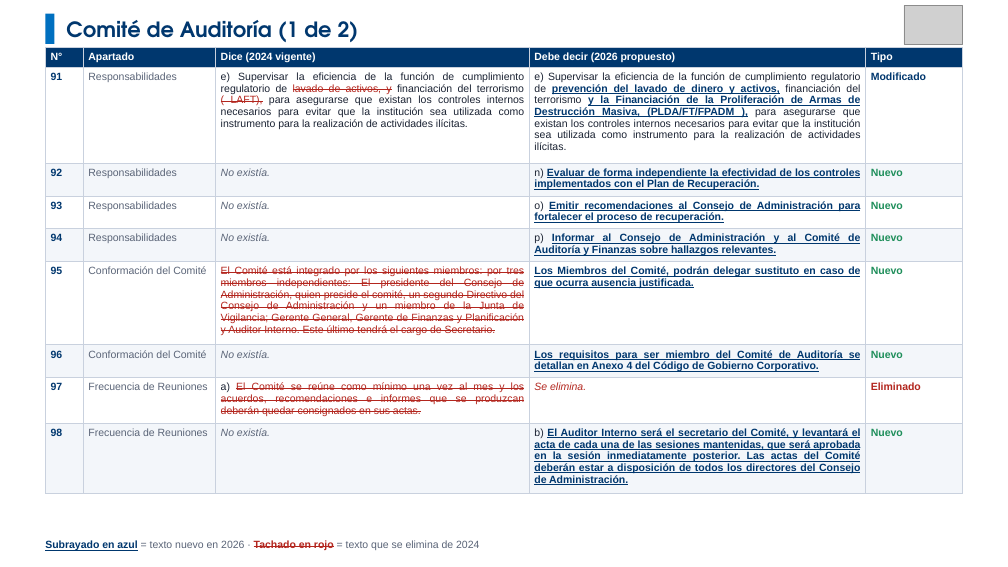
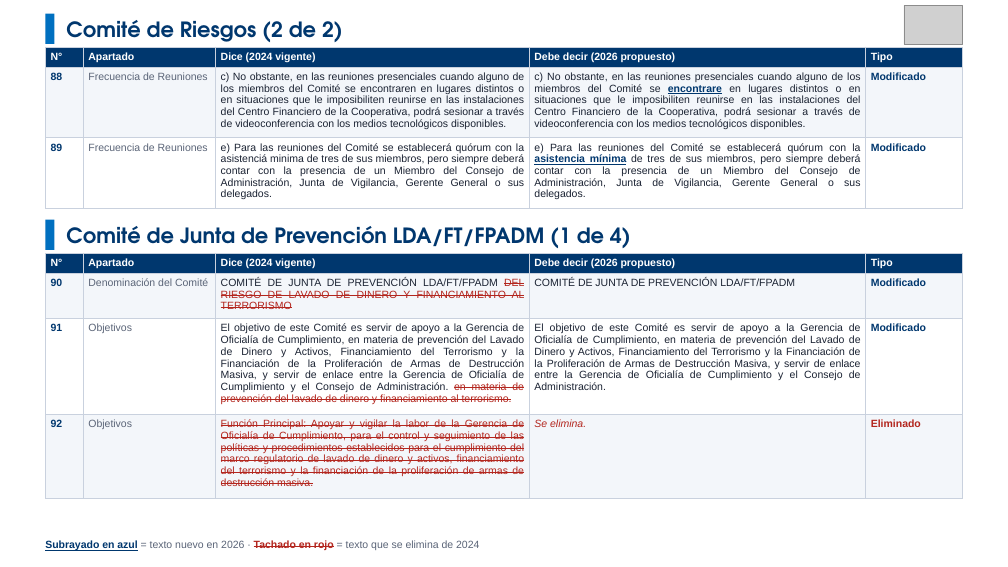
Before and after one commit to menjivar201280/riesgo, a slide deck: slide 30 of comparativo-comite-riesgos/Comparativo_Comite_Riesgos_V03_vs_V04.pptx. Drawn at 1008x567 pixels with LibreOffice and Linux fonts; fonts in the diff are those of the drawing; grey boxes stand for pictures. Boxes give left, top, right and bottom in pixels: in the first picture for what was removed or moved away, otherwise in the second. Text is boxed around its words. In the diff, an @@ line names an element or a change of style, - is before the commit and + after.

```diff
--- a/comparativo-comite-riesgos/Comparativo_Comite_Riesgos_V03_vs_V04.pptx
+++ b/comparativo-comite-riesgos/Comparativo_Comite_Riesgos_V03_vs_V04.pptx
@@ text at [66,20,343,42]: text changed @@
-Comité de Auditoría (1 de 2)
+Comité de Riesgos (2 de 2)
@@ table added at [45,47,963,208], 3 rows, 5 columns @@
+N° | Apartado | Dice (2024 vigente) | Debe decir (2026 propuesto) | Tipo
+88 | Frecuencia de Reuniones | c) No obstante, en las reuniones presenciales cuando alguno de los miembros del Comité se encontraren en lugares distintos o en situaciones que le imposibiliten reunirse en las instalaciones del Centro Financiero de la Cooperativa, podrá sesionar a través de videoconferencia con los medios tecnológicos disponibles. | c) No obstante, en las reuniones presenciales cuando alguno de los miembros del Comité se encontrare en lugares distintos o en situaciones que le imposibiliten reunirse en las instalaciones del Centro Financiero de la Cooperativa, podrá sesionar a través de videoconferencia con los medios tecnológicos disponibles. | Modificado
+89 | Frecuencia de Reuniones | e) Para las reuniones del Comité se establecerá quórum con la asistenciá minima de tres de sus miembros, pero siempre deberá contar con la presencia de un Miembro del Consejo de Administración, Junta de Vigilancia, Gerente General o sus delegados. | e) Para las reuniones del Comité se establecerá quórum con la asistencia mínima de tres de sus miembros, pero siempre deberá contar con la presencia de un Miembro del Consejo de Administración, Junta de Vigilancia, Gerente General o sus delegados. | Modificado
@@ rectangle added at [45,220,54,250], fill #0070C0 @@
@@ text added at [66,226,631,248], 20 pt, text #00376E, bold @@
+Comité de Junta de Prevención LDA/FT/FPADM (1 de 4)
@@ table at [45,253,963,497] @@
-row 2: 91 | Responsabilidades | e) Supervisar la eficiencia de la función de cumplimiento regulatorio de lavado de activos, y financiación del terrorismo ( LAFT), para asegurarse que existan los controles internos necesarios para evitar que la institución sea utilizada como instrumento para la realización de actividades ilícitas. | e) Supervisar la eficiencia de la función de cumplimiento regulatorio de prevención del lavado de dinero y activos, financiación del terrorismo y la Financiación de la Proliferación de Armas de Destrucción Masiva, (PLDA/FT/FPADM ), para asegurarse que existan los controles internos necesarios para evitar que la institución sea utilizada como instrumento para la realización de actividades ilícitas. | Modificado
-row 3: 92 | Responsabilidades | No existía. | n) Evaluar de forma independiente la efectividad de los controles implementados con el Plan de Recuperación. | Nuevo
-row 4: 93 | Responsabilidades | No existía. | o) Emitir recomendaciones al Consejo de Administración para fortalecer el proceso de recuperación. | Nuevo
-row 5: 94 | Responsabilidades | No existía. | p) Informar al Consejo de Administración y al Comité de Auditoría y Finanzas sobre hallazgos relevantes. | Nuevo
-row 6: 95 | Conformación del Comité | El Comité está integrado por los siguientes miembros: por tres miembros independientes: El presidente del Consejo de Administración, quien preside el comité, un segundo Directivo del Consejo de Administración y un miembro de la Junta de Vigilancia; Gerente General, Gerente de Finanzas y Planificación y Auditor Interno. Este último tendrá el cargo de Secretario. | Los Miembros del Comité, podrán delegar sustituto en caso de que ocurra ausencia justificada. | Nuevo
-row 7: 96 | Conformación del Comité | No existía. | Los requisitos para ser miembro del Comité de Auditoría se detallan en Anexo 4 del Código de Gobierno Corporativo. | Nuevo
-row 8: 97 | Frecuencia de Reuniones | a) El Comité se reúne como mínimo una vez al mes y los acuerdos, recomendaciones e informes que se produzcan deberán quedar consignados en sus actas. | Se elimina. | Eliminado
-row 9: 98 | Frecuencia de Reuniones | No existía. | b) El Auditor Interno será el secretario del Comité, y levantará el acta de cada una de las sesiones mantenidas, que será aprobada en la sesión inmediatamente posterior. Las actas del Comité deberán estar a disposición de todos los directores del Consejo de Administración. | Nuevo
+row 2: 90 | Denominación del Comité | COMITÉ DE JUNTA DE PREVENCIÓN LDA/FT/FPADM DEL RIESGO DE LAVADO DE DINERO Y FINANCIAMIENTO AL TERRORISMO | COMITÉ DE JUNTA DE PREVENCIÓN LDA/FT/FPADM | Modificado
+row 3: 91 | Objetivos | El objetivo de este Comité es servir de apoyo a la Gerencia de Oficialía de Cumplimiento, en materia de prevención del Lavado de Dinero y Activos, Financiamiento del Terrorismo y la Financiación de la Proliferación de Armas de Destrucción Masiva, y servir de enlace entre la Gerencia de Oficialía de Cumplimiento y el Consejo de Administración. en materia de prevención del lavado de dinero y financiamiento al terrorismo. | El objetivo de este Comité es servir de apoyo a la Gerencia de Oficialía de Cumplimiento, en materia de prevención del Lavado de Dinero y Activos, Financiamiento del Terrorismo y la Financiación de la Proliferación de Armas de Destrucción Masiva, y servir de enlace entre la Gerencia de Oficialía de Cumplimiento y el Consejo de Administración. | Modificado
+row 4: 92 | Objetivos | Función Principal: Apoyar y vigilar la labor de la Gerencia de Oficialía de Cumplimiento, para el control y seguimiento de las políticas y procedimientos establecidos para el cumplimiento del marco regulatorio de lavado de dinero y activos, financiamiento del terrorismo y la financiación de la proliferación de armas de destrucción masiva. | Se elimina. | Eliminado
@@ table: place and size @@
-table at [45,47,963,490]
+table at [45,253,963,497]
```
Also in this commit, not shown: 16 other slides changed, 1 slide added, 8 slides removed.
